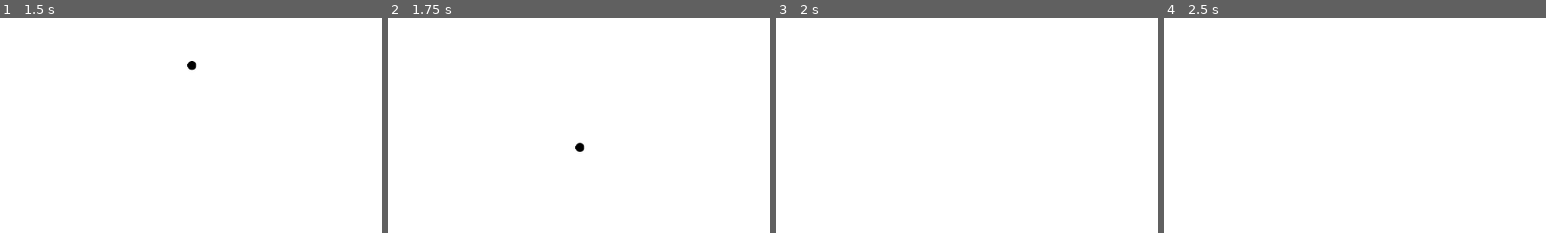
Above: before the commit, frames 1-4 (left to right).
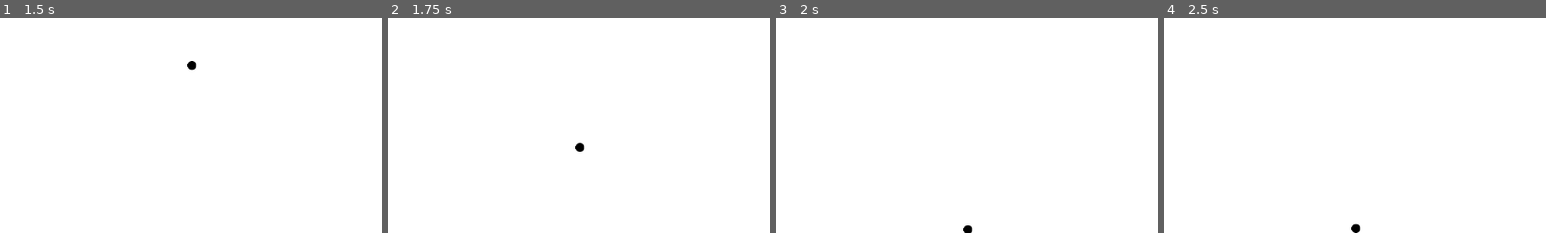
Above: after the commit, the same moments.

Repository: adsuttman/GBGJ1
Game: Godot game, scene res://game.tscn
Same seed, same stepped clock (60 frames per second), same inputs: the game is played once before the commit and once after it.
Inputs (mouse positions are % of the whole screen's width and height, from its top left):
- Up to frame 1 (1.5 s): tap Enter at 0.5 s; move the mouse to (72, 45) at 0.52 s; click (72, 45) at 0.67 s; tap Space at 1.25 s; move the mouse to (30, 55) at 1.27 s; click (30, 55) at 1.42 s
- Up to frame 2 (1.75 s): no input
- Up to frame 3 (2 s): no input
- Up to frame 4 (2.5 s): tap Enter at 2 s; move the mouse to (60, 28) at 2.02 s; click (60, 28) at 2.17 s
The pictures show only the part of the screen within x 25-75%, y 50-100%; the shares and areas given below are measured in that part.

Frames 1-2 are identical in both runs. In frame 3, less than 0.1% of the frame differs, in the area x 49-52%, y 96-100%; in frame 4, less than 0.1%, in the area x 49-52%, y 95-100%.

Commit message:
Added floor

Diff:
--- a/game.tscn
+++ b/game.tscn
@@ -14,6 +14,10 @@
 
 [sub_resource type="RectangleShape2D" id="RectangleShape2D_axyja"]
 size = Vector2(50, 770)
+
+[sub_resource type="PhysicsMaterial" id="PhysicsMaterial_tarvr"]
+rough = true
+absorbent = true
 
 [node name="Game" type="Node2D"]
 
@@ -49,3 +53,10 @@
 [node name="RightWall" type="CollisionShape2D" parent="Boundaries"]
 position = Vector2(1305, 335)
 shape = SubResource("RectangleShape2D_axyja")
+
+[node name="FloorBoundary" type="StaticBody2D" parent="."]
+physics_material_override = SubResource("PhysicsMaterial_tarvr")
+
+[node name="Floor" type="CollisionShape2D" parent="FloorBoundary"]
+position = Vector2(640, 745)
+shape = SubResource("RectangleShape2D_o05jv")
Not shown: 1 places in game.tscn that only renumber resources
